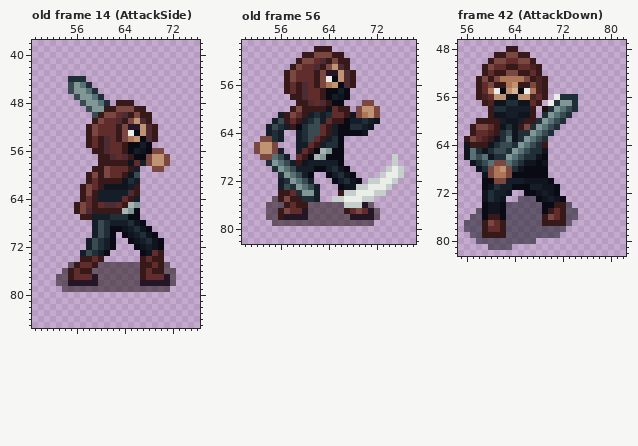
Pixel-art file, stored at Assets/Art/Aseprite/archerAseprite.aseprite. The picture above was drawn from the file before the commit.
128x128 pixels, 64 frames. Pixels under 10% opacity are left out. Colours within 5 levels of each other are drawn and written as one. Shown: old frame 14 (AttackSide): x 49..76, y 38..85; old frame 56: x 50..78, y 49..82; frame 42 (AttackDown): x 55..82, y 47..82. The commit also changed other frames, which this record leaves out.
The same view after the edit:
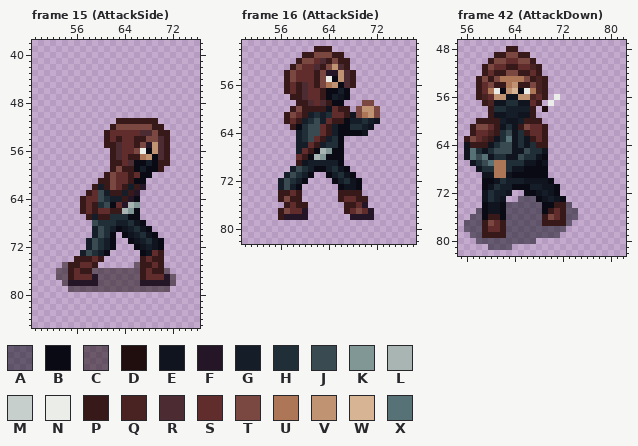
Palette (. is transparent): A #090a1480  B #090a14  C #14090980  D #200e0e  E #10141f  F #241527  G #151d28  H #202e37  J #394a50  K #819796  L #a8b5b2  M #c7cfcc  N #ebede9  P #371919  Q #492222  R #4d2b32  S #602c2c  T #7a4841  U #ad7757  V #c09473  W #d7b594  X #577277
A new or re-ordered frame is compared with the old frame closest to it.
Edits made:
layer "SwordSwing" now hidden
frames re-ordered
--- frame 15 (AttackSide) against old frame 14 (AttackSide)
@@ x 49..76 @@
 43 ............................
-44 ......HHH...................
-45 ......JKXH..................
-46 ......JKKXH.................
-47 .......JKKXH................
-48 ........JKKXH.PPP...........
-49 .........JKKPPTTTPP.........
-50 ..........JPTTSRPTPP........
-51 ..........PTSSRPTVRP........
-52 .........PTSSSPTFFVRP.......
-53 .........PTSSSPTNBVRP.......
-54 .........PSPRSPTUVBRP.......
-55 .........PSPRSSPBBGB........
-56 ..........PPRSSPBGEBTT......
-57 ...........PPRSRPBBTVVT.....
-58 ...........PPPPPESGTVVT.....
-59 ..........PPTSSSPG..TT......
-60 .........PTPTSSPEJ..........
-61 .........PSPPPPEHG..........
-62 ........PTSPEEEEGP..........
-63 ........PTPGGGGGRP..........
-64 ........PSPGGGGSPG..........
-65 .......PTSPSRRSPLK..........
-66 .......PTRPPPPPLKB..........
-67 ........PPGGGHHHBB..........
-68 ..........GJHGGGHEB.........
-69 ..........GJHBBEGHEB........
+44 ............................
+45 ............................
+46 ............................
+47 ............................
+48 ............................
+49 ............................
+50 ............................
+51 ..............PPPPPPP.......
+52 .............PTTTTTTPP......
+53 ............PSSSSSRRTPP.....
+54 ............PSPSSPPTTRP.....
+55 ............PPRSSPTFVRP.....
+56 .............PRSSTNBVRP.....
+57 .............PRSPPUVBRP.....
+58 .............PPSRBBGBPP.....
+59 .............PTPPBGBBP......
+60 ............PTSSPSBB........
+61 ...........PPTSSPBB.........
+62 ..........PGPTSPGPF.........
+63 .........PSJGPPGPF..........
+64 ........PSSJHGGPFB..........
+65 ........PSPHJBSFLK..........
+66 ........PSPSSPPLKB..........
+67 .........PGPPHHHBB..........
+68 ..........JHHHGGHEB.........
+69 ..........GJHGBEGHEB........
 70 ..........GJHB.BEGHEB.......
@@ x 49..76 @@
 73 ........GJHGB.....BESP......
-74 ........PPSP......PSPP......
-75 ......CPSSPCCCCCCCPPSPC.....
-76 .....CPSPPCCCCCCCCPSPPCC....
+74 .......PPPSP......PSPP......
+75 .....CPPSSP......CPPSP......
+76 ....CCPSPPCCCCCCCCPSPPC.....
 77 ....CCPSSSFCCCCCCCPSSSFC....
-78 ....CCFFFFFCCCCCCCFFFFFC....
-79 .....CCCCCCCCCCCCCCCCCC.....
+78 .....CFFFFFCCCCCCCFFFFFC....
+79 ......CCCCCCCCCCCCCCCCC.....
 80 ............................
--- frame 16 (AttackSide) against old frame 56
@@ x 50..78 @@
 60 ........PTPPPPESPP.TVVT......
-61 ......GPTSPGHGHSSPETUVT......
-62 .....GJPSPGHJGSPPBGGHGE......
-63 ....GJHGPBHJJSPGBBHHGE.......
-64 ....GHG..GHJJSPGBBBBE........
-65 ...TTHG..GHJSPGHB............
-66 ..TVVT...GGSPGHHB............
-67 ..TVVTG..GSPBLKBB............
-68 ...TTXJG.SPBLKBBB........M...
-69 ....HKXJGPEGGGGGB........M...
-70 .....HKXJGGGBBGHEB......MNM..
-71 ......HKXJGB..BGHEB....MNNM..
-72 ......GHKXJG...BGHEB.MMNNM...
-73 ......GJHKXJG...BEEMMNNNM....
-74 ......PPSHKKG...PMMNNNMM.....
-75 .....CPTPPHHG..MMNNNMM.......
-76 ....CCCPSPPCCCCCCMMMFC.......
-77 ....CCPTSSFCCCCCCPSTSFC......
-78 ....CCPFFFFCCCCCCCFFFFC......
-79 .....CCCCCCCCCCCCCCCCC.......
+61 .......PTSPGHGHSSPETUVT......
+62 .......PSPGHJGSPPBGGHGE......
+63 ........PBHJJSPGBBHHGE.......
+64 .........GHJJSPGBBBBE........
+65 .........GHJSPGHB............
+66 .........GGSPGHHB............
+67 .........GSPBLKBB............
+68 .........SPBLKBBB............
+69 .........PEGGGGGB............
+70 ........GJHGBBGHEB...........
+71 .......GJHGB..BGHEB..........
+72 ......GJHGB....BGHEB.........
+73 ......GJGB......BEEB.........
+74 ......PPSP......PPPP.........
+75 ......PTPP......PSSPP........
+76 .......PSPP......PPSF........
+77 ......PTSSF......PSTSF.......
+78 ......PFFFF.......FFFF.......
+79 .............................
 80 .............................
--- frame 42 (AttackDown)
@@ x 58..76 @@
 55 PSUNBVWBNUQP.......
-56 PQSVVEEVVQSP.NHHH..
-57 .PQEEHHEESP.NHKKH..
-58 ..PHHGGGGP.DHKXJH..
-59 ..PEEGGEEP.HKXJH...
-60 PPPPGEEGPPHKXJH....
-61 TTSPEHEPTHKXJH.....
-62 SSQPHJEHHKXJH......
-63 SQPEHXEHKXJH.......
-64 PPEHJJHKXJHP.......
-65 HEHJJHKXJHHE.......
-66 JXEHHKXJHHEB.......
-67 HJXTTXJHEEBE.......
-68 EHTUVTHEBBBB.......
-69 .ETUUTBBBBBB.......
-70 .BBTTGGGEEEEB......
+56 PQSVVEEVVQSP.N.....
+57 .PQEEHHEESP.N......
+58 ..PHHGGGGP.D.......
+59 ..PEEGGEEP.........
+60 PPPPGEEGPPP........
+61 TTSPEHEPTSSP.......
+62 SSQPHJEHPSSP.......
+63 SQPEHXEHEPSP.......
+64 PPEHJJEHEHPP.......
+65 HEHJJJEEJHHE.......
+66 JXEHHEEJHHEB.......
+67 HJXUUHHHEEBE.......
+68 EHHUUHEEBBBB.......
+69 .EEUUEBBBBBB.......
+70 .BBEHGGGEEEEB......
 71 .BEHGGBBBGGEEB.....
Pixel boxes of the changes (left, top, right, bottom) in both pictures:
changed: (68, 76, 170, 232)
changed: (56, 256, 134, 292)
erased: (164, 262, 176, 274)
changed: (254, 112, 404, 226)
changed: (488, 94, 578, 184)
